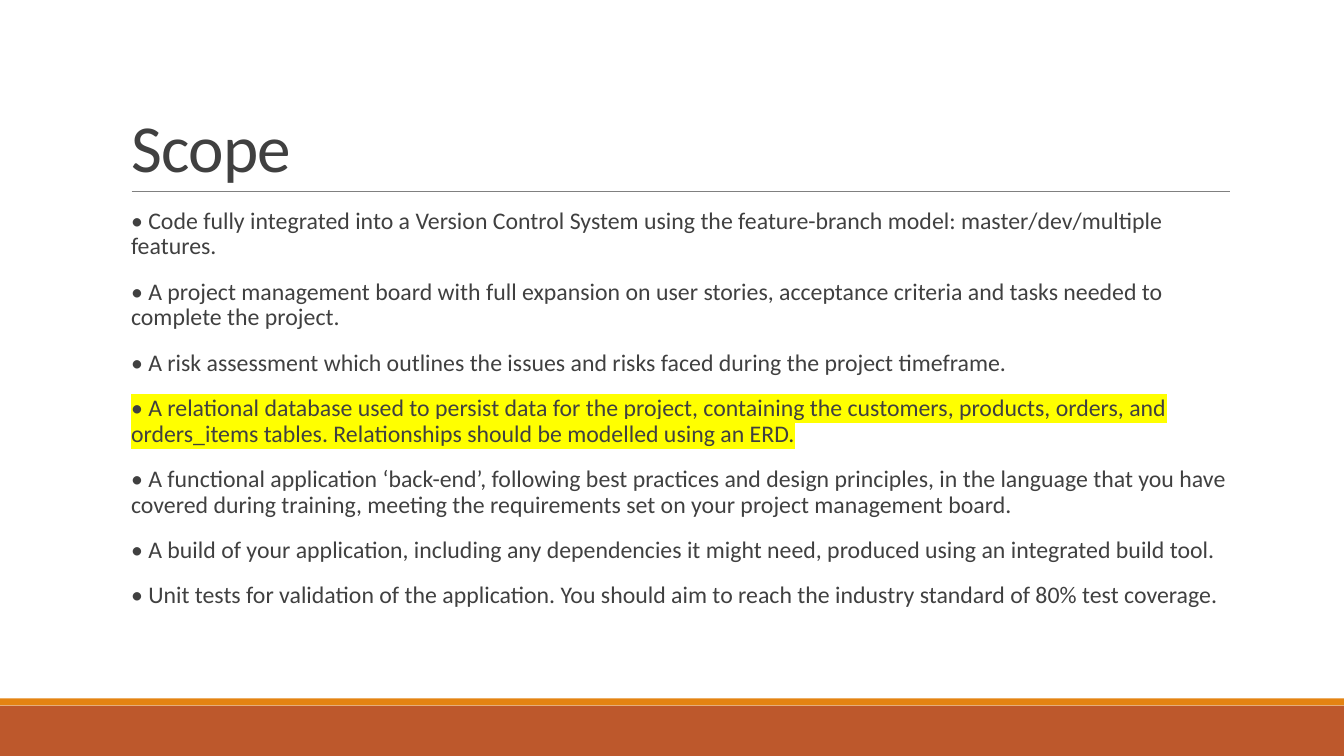
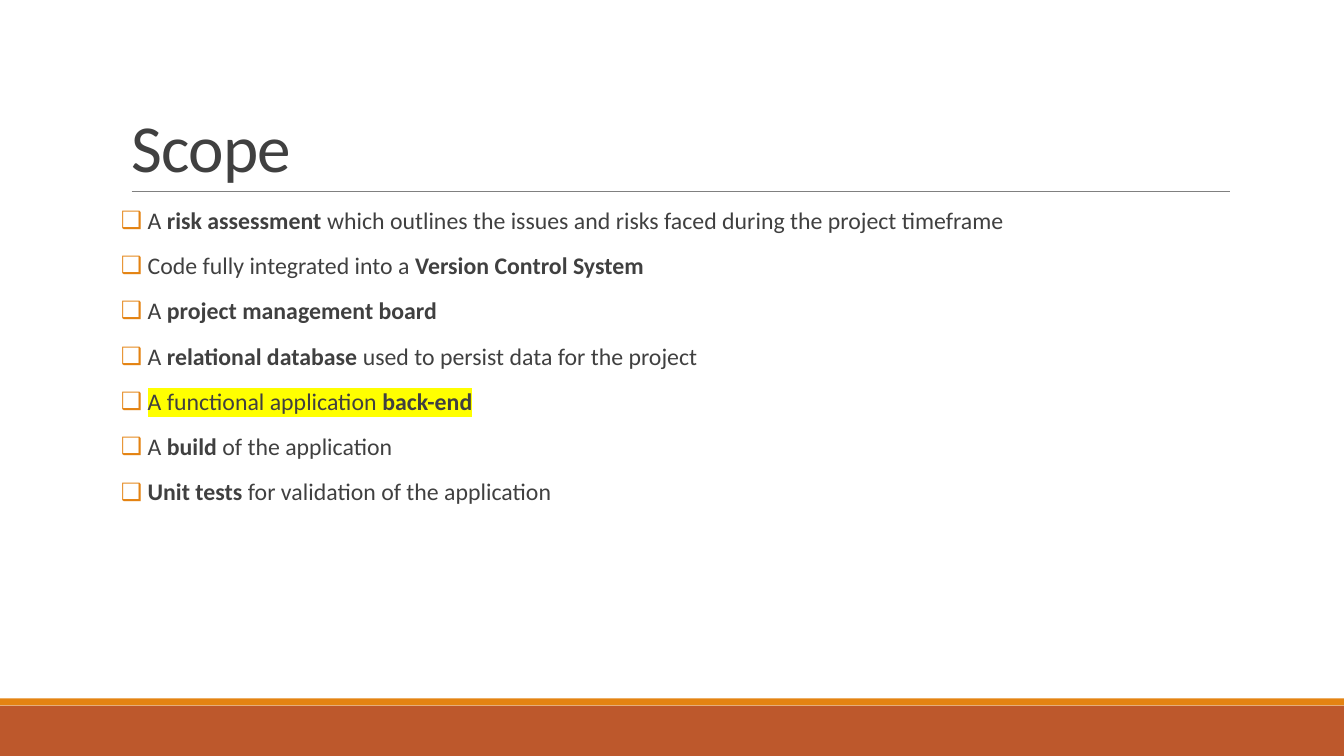
Before and after one commit to ayub96/Project-Inventory-Management-System, a slide deck: slide 17 of Documentation/IMS Project presentation.pptx (slide 15 before the commit). Drawn at 1344x756 pixels with LibreOffice and Linux fonts; fonts in the diff are those of the drawing. Boxes give left, top, right and bottom in pixels: in the first picture for what was removed or moved away, otherwise in the second. Text is boxed around its words. In the diff, an @@ line names an element or a change of style, - is before the commit and + after.

```diff
--- a/Documentation/IMS Project presentation.pptx
+++ b/Documentation/IMS Project presentation.pptx
@@ text at (148,212,1003,504): text changed @@
-  • Code fully integrated into a Version Control System using the feature-branch model: master/dev/multiple features.
-  • A project management board with full expansion on user stories, acceptance criteria and tasks needed to complete the project.
-  • A risk assessment which outlines the issues and risks faced during the project timeframe.
-  • A relational database used to persist data for the project, containing the customers, products, orders, and orders_items tables. Relationships should be modelled using an ERD.
-  • A functional application ‘back-end’, following best practices and design principles, in the language that you have covered during training, meeting the requirements set on your project management board.
-  • A build of your application, including any dependencies it might need, produced using an integrated build tool.
-  • Unit tests for validation of the application. You should aim to reach the industry standard of 80% test coverage.
+❑ A risk assessment which outlines the issues and risks faced during the project timeframe
+❑ Code fully integrated into a Version Control System
+❑ A project management board
+❑ A relational database used to persist data for the project
+❑ A functional application back-end
+❑ A build of the application
+❑ Unit tests for validation of the application
```
Also in this commit, not shown: 13 other slides changed, 7 slides added, 6 slides removed, 10 other files.
